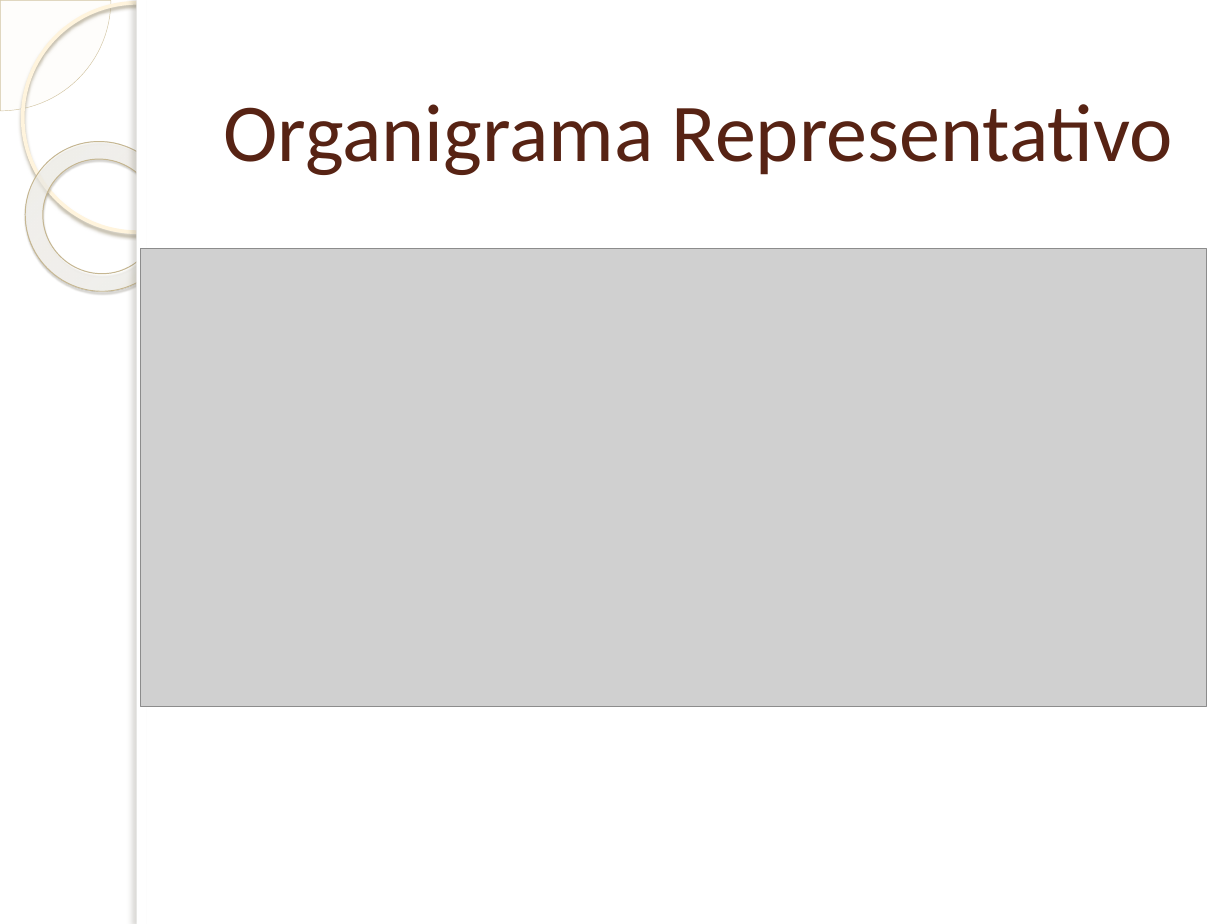
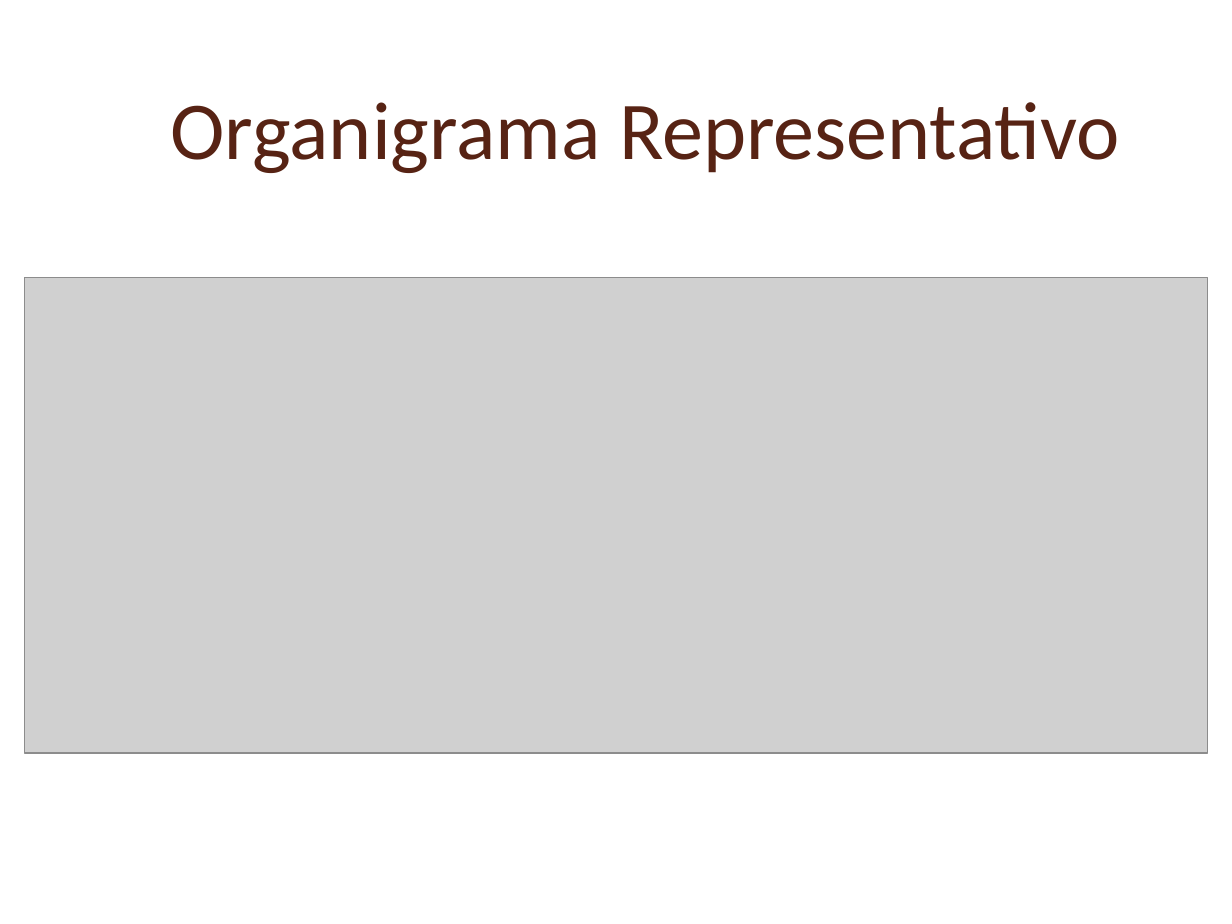
Before and after one commit to Bloodclot24/empresitas, a slide deck: slide 6 of Presentacion/Presentacion.pptx. Drawn at 1232x924 pixels with LibreOffice and Linux fonts; fonts in the diff are those of the drawing; grey boxes stand for pictures; background and template pictures are left out. Boxes give left, top, right and bottom in pixels: in the first picture for what was removed or moved away, otherwise in the second. Text is boxed around its words. In the diff, an @@ line names an element or a change of style, - is before the commit and + after.

Commit message:
arreglo organigramas, completo presentacion y algo mas

```diff
--- a/Presentacion/Presentacion.pptx
+++ b/Presentacion/Presentacion.pptx
@@ pie slice (boxed as its full ellipse) removed at (0, 0, 111, 111) @@
@@ ellipse removed at (22, 2, 251, 232) @@
@@ rectangle removed at (137, 0, 1232, 924) @@
@@ rectangle removed at (137, 0, 147, 924) @@
@@ title "Organigrama Representativo": place and size @@
-title "Organigrama Representativo" at (223, 104, 1173, 175)
+title "Organigrama Representativo" at (171, 102, 1120, 173)
@@ donut removed at (0, 111, 206, 322) @@
@@ picture: place and size @@
-picture at (140, 249, 1206, 707)
+picture at (25, 277, 1209, 753)
```
Also in this commit, not shown: 6 other slides changed, 6 slides added, 1 slide removed, 15 other files.
